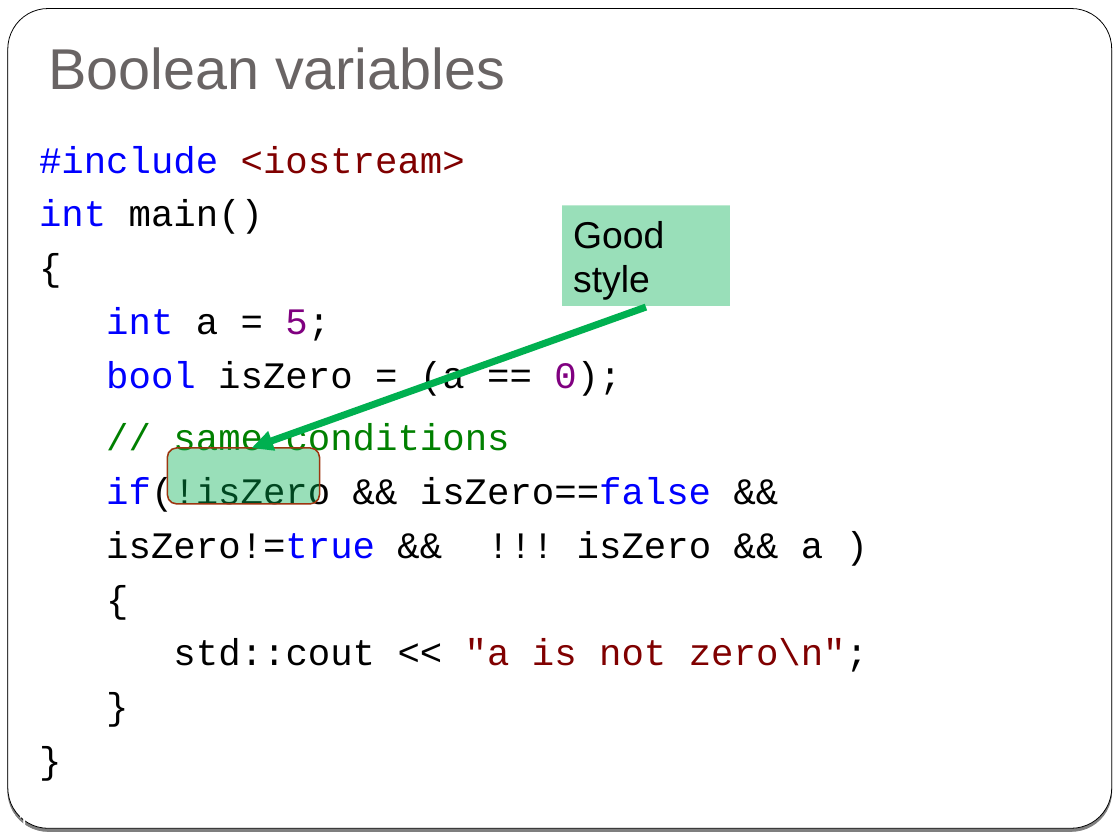
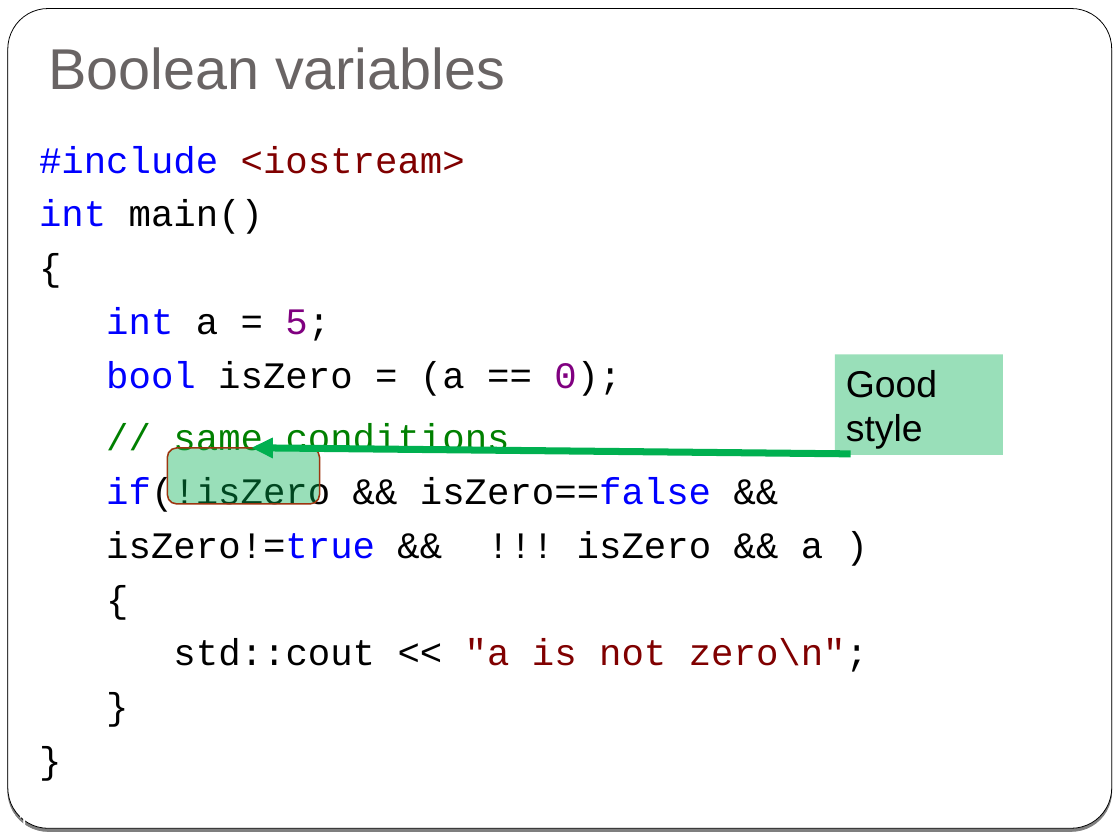
Before and after one commit to cpp-at-ariel/cpp-5781, a slide deck: slide 11 of 01-what-is-cpp/slides-1-cpp-vs-c-vs-java.odp. Drawn at 1120x840 pixels with LibreOffice and Linux fonts; fonts in the diff are those of the drawing. Boxes give left, top, right and bottom in pixels: in the first picture for what was removed or moved away, otherwise in the second. Text is boxed around its words. In the diff, an @@ line names an element or a change of style, - is before the commit and + after.

```diff
--- a/01-what-is-cpp/slides-1-cpp-vs-c-vs-java.odp
+++ b/01-what-is-cpp/slides-1-cpp-vs-c-vs-java.odp
@@ rectangle "Good style": place and size @@
-rectangle "Good style" at (562, 205, 730, 306)
+rectangle "Good style" at (834, 354, 1002, 455)
@@ arrow moved from (646, 307) - (252, 448) to (850, 454) - (252, 448) @@
```
Also in this commit, not shown: 1 other slide changed, 14 other files.
